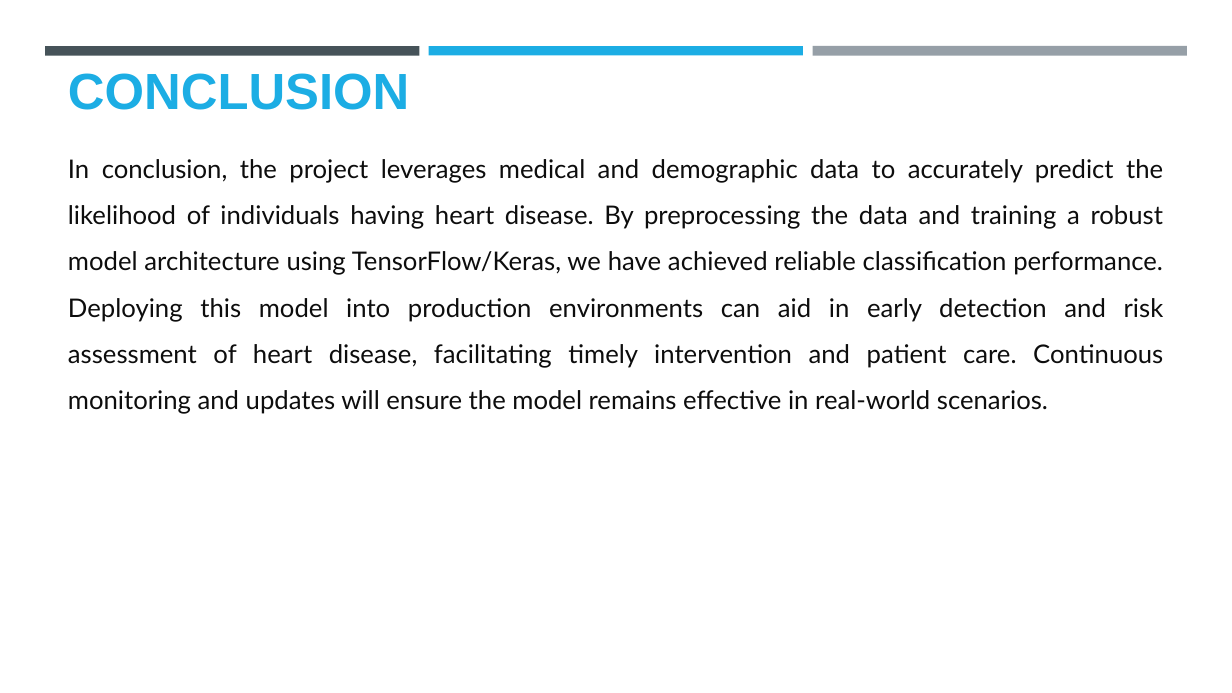
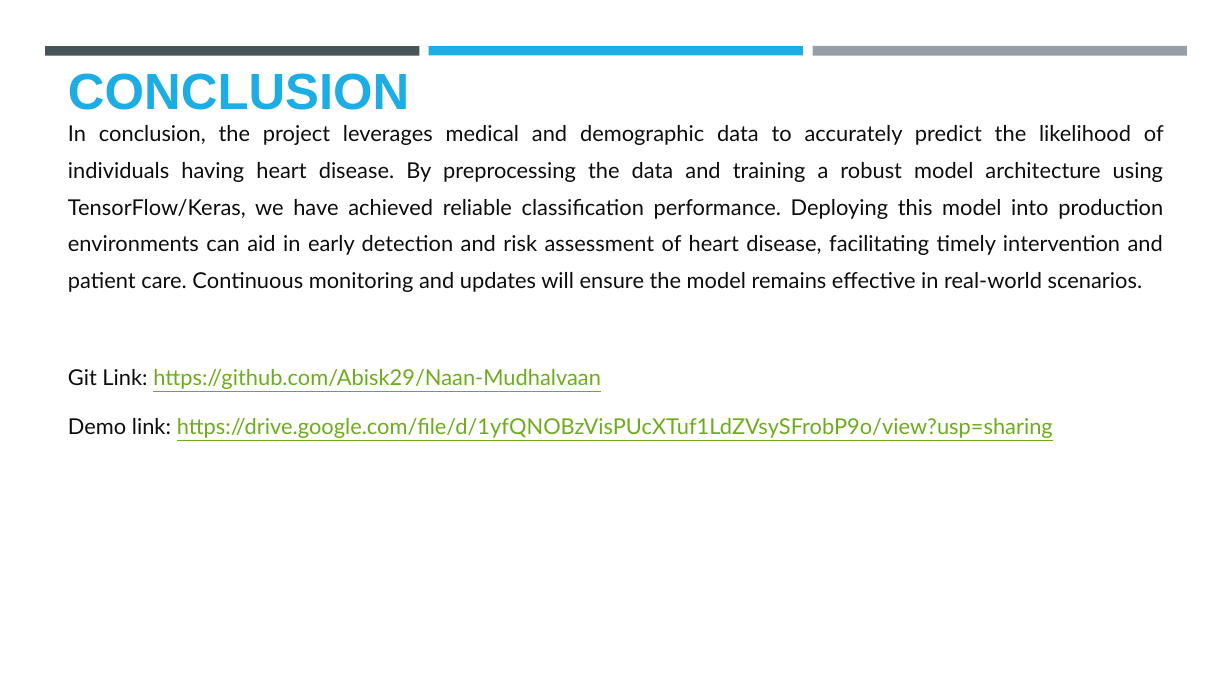
Before and after one commit to Abisk29/Naan-Mudhalvaan, a slide deck: slide 11 of Deep_learning_heartdisease.pptx. Drawn at 1232x693 pixels with LibreOffice and Linux fonts; fonts in the diff are those of the drawing; background and template pictures are left out. Boxes give left, top, right and bottom in pixels: in the first picture for what was removed or moved away, otherwise in the second. Text is boxed around its words. In the diff, an @@ line names an element or a change of style, - is before the commit and + after.

```diff
--- a/Deep_learning_heartdisease.pptx
+++ b/Deep_learning_heartdisease.pptx
@@ text at bbox=[68, 125, 1164, 292]: size 20 to 17 pt in "In conclusion, the project leverages medical and ..."; line spacing 1.5 to 1.4 @@
@@ text at bbox=[68, 369, 1053, 438]: paragraphs added @@
+Git Link: https://github.com/Abisk29/Naan-Mudhalvaan
+Demo link: https://drive.google.com/file/d/1yfQNOBzVisPUcXTuf1LdZVsySFrobP9o/view?usp=sharing
```
Also in this commit, not shown: 1 other slide changed.
